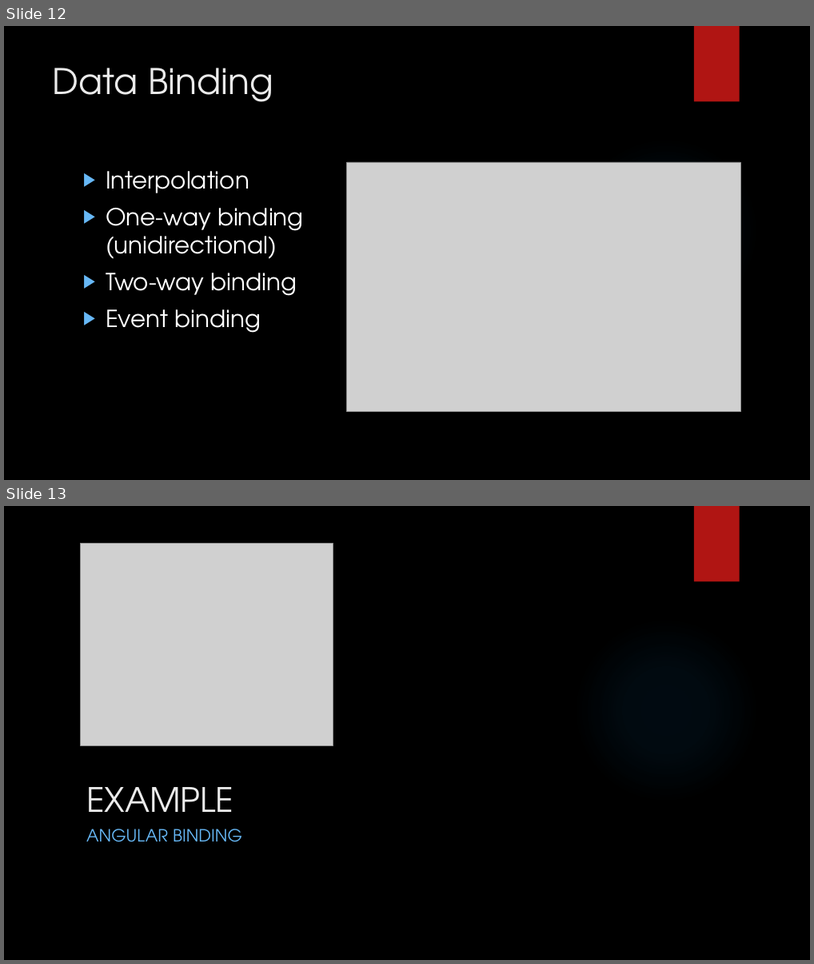
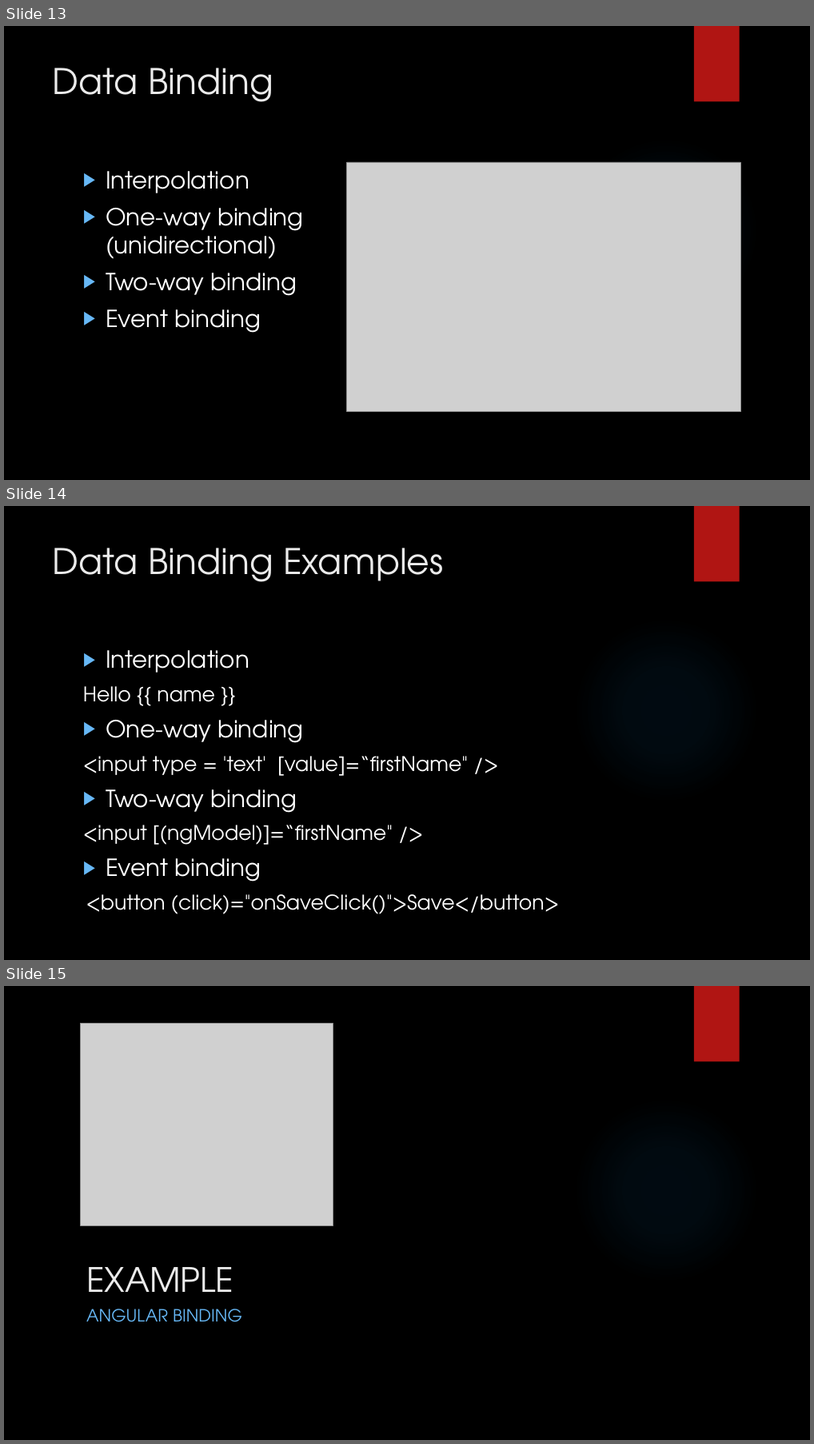
Before and after one commit to LogolsLLC/LogolsFebruary2018, a slide deck: Slides/08_Angular_TrainingPlan.pptx. Shown one above the other, each under a label of ours: slides 12 and 13 before the commit, slides 13, 14 and 15 after it. The pictures are 814x964 and 814x1444 pixels, drawn with LibreOffice and Linux fonts; fonts in the diff are those of the drawing; grey boxes stand for pictures; background and template pictures are left out. Boxes give left, top, right and bottom in pixels: in the first picture for what was removed or moved away, otherwise in the second. Text is boxed around its words. In the diff, an @@ line names an element or a change of style, - is before the commit and + after.

```diff
--- a/Slides/08_Angular_TrainingPlan.pptx
+++ b/Slides/08_Angular_TrainingPlan.pptx
@@ slide 14 added at bbox=[4, 506, 810, 960], background picture (left out); not listed: 2 template elements that a slide beside it also shows @@
@@ title added at bbox=[53, 548, 444, 582], 42 pt, text #EBEBEB @@
+Data Binding Examples
@@ text added at bbox=[83, 650, 559, 914], 24 pt, text #FFFFFF @@
+▶ Interpolation
+Hello {{ name }}
+▶ One-way binding
+<input type = 'text' [value]=“firstName" />
+▶ Two-way binding
+<input [(ngModel)]=“firstName" />
+▶ Event binding
+<button (click)="onSaveClick()">Save</button>
@@ what was slide 12 is now slide 13 @@
@@ what was slide 13 is now slide 15 @@
```
Also in this commit, not shown: 1 slide changed, 2 other slides added, 1 slide removed, 11 other files.
